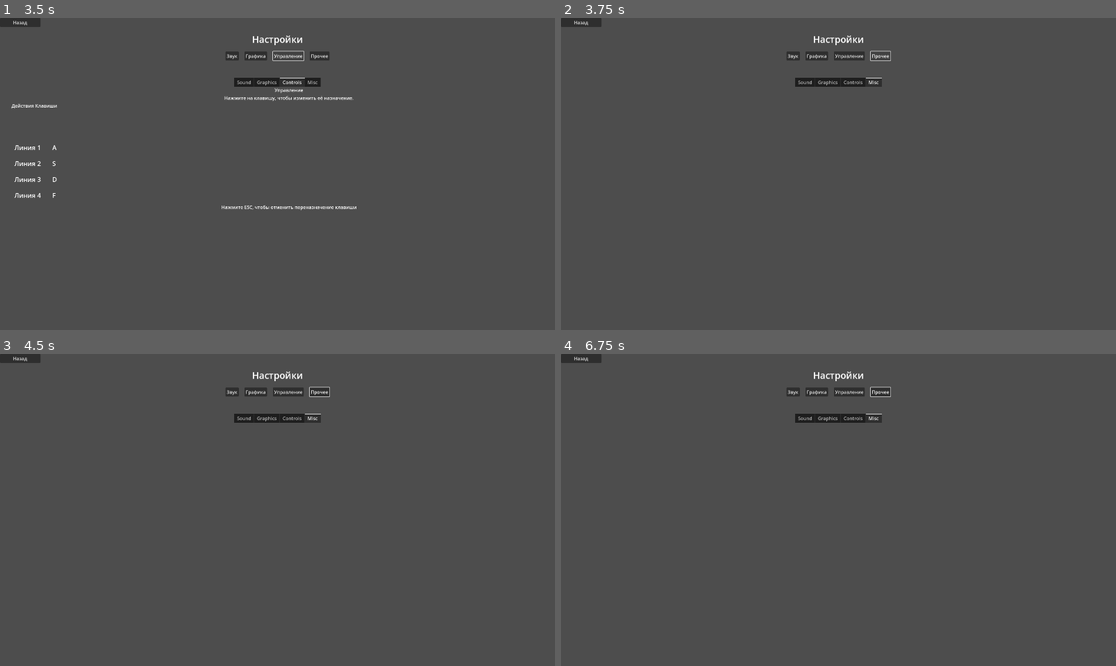
Above: before the commit, frames 1-4 (two rows, left to right).
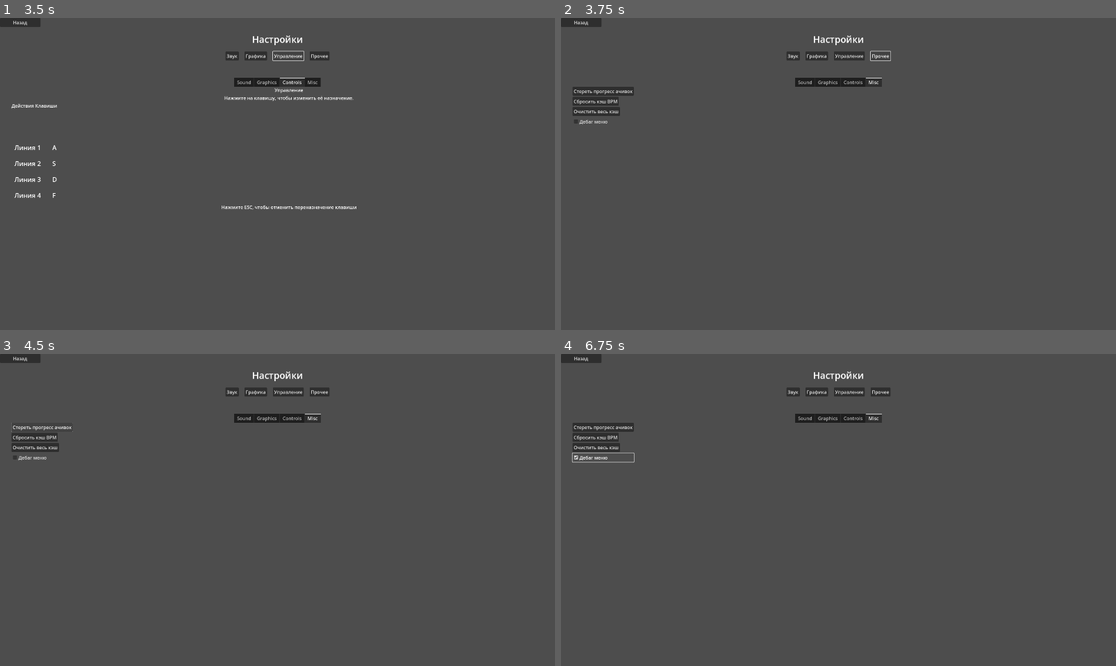
Above: after the commit, the same moments.

Repository: abletoburntheweb/RhythmFall
Game: Godot game, scene res://scenes/settings_menu/settings_menu.tscn
Same seed, same stepped clock (60 frames per second), same inputs: the game is played once before the commit and once after it. This scene is started directly instead of the project's main scene.
Inputs (mouse positions are in pixels of both pictures, inside the frame that each line leads up to):
- Up to frame 1 (3.5 s): click "Назад" at 0.5 s; click "Звук" at 1.25 s; click "Графика" at 2 s; click "Управление" at 2.75 s
- Up to frame 2 (3.75 s): click "Прочее" at 3.5 s
- Up to frame 3 (4.5 s): click (44, 425) at 4.25 s, where only the run after the commit has a clickable "Стереть прогресс ачивок"
- Up to frame 4 (6.75 s): click (594, 438) at 5 s, where only the run after the commit has a clickable "Сбросить кэш BPM"; click (594, 447) at 5.75 s, where only the run after the commit has a clickable "Очистить весь кэш"; click (605, 456) at 6.5 s, where only the run after the commit has a clickable "Дебаг меню"

Frame 1 is identical in both runs. In frame 2, 0.7% of the frame differs, in the area x 2-14%, y 22-35%; in frame 3, 0.6%; in frame 4, 0.8%, in the area x 2-60%, y 10-35%.

Commit message:
add misc_tab to settings menu

Diff:
--- a/logic/song_metadata_manager.gd
+++ b/logic/song_metadata_manager.gd
@@ -37,14 +37,12 @@
 
 	emit_signal("metadata_updated", song_file_path)
 
-# --- НОВОЕ: Метод для удаления метаданных ---
 func remove_metadata(song_file_path: String):
 	if _metadata_cache.erase(song_file_path):
 		_save_metadata()
 		print("SongMetadataManager.gd: Метаданные для '%s' удалены и изменения сохранены." % song_file_path)
 	else:
 		print("SongMetadataManager.gd: Попытка удаления несуществующих метаданных для '%s'." % song_file_path)
-# --- КОНЕЦ НОВОГО ---
 
 func _load_metadata():
 	var file_access = FileAccess.open(METADATA_FILE_PATH, FileAccess.READ)
--- a/scenes/settings_menu/settings_menu.gd
+++ b/scenes/settings_menu/settings_menu.gd
@@ -43,6 +43,9 @@
 
 func _setup_tabs():
 	print("SettingsMenu.gd: _setup_tabs вызван.")
+	var song_metadata_mgr = null
+	if get_parent() and get_parent().has_method("get_song_metadata_manager"):
+		song_metadata_mgr = get_parent().get_song_metadata_manager()
 
 	var loaded_tabs_count = 0
 
@@ -72,7 +75,10 @@
 
 		if tab_instance.has_method("setup_ui_and_manager"):
 			print("SettingsMenu.gd: Вызываю setup_ui_and_manager для %s." % tab_name)
-			tab_instance.setup_ui_and_manager(settings_manager, music_manager, game_screen)
+			if tab_name == "MiscTab":
+				tab_instance.setup_ui_and_manager(settings_manager, music_manager, game_screen, song_metadata_mgr)
+			else:
+				tab_instance.setup_ui_and_manager(settings_manager, music_manager, game_screen)
 			print("SettingsMenu.gd: Менеджеры переданы в %s." % tab_name)
 		else:
 			print("SettingsMenu.gd: Вкладка %s не имеет метода setup_ui_and_manager." % tab_name)
--- /dev/null
+++ b/scenes/settings_menu/tabs/misc_tab.gd
@@ -0,0 +1,78 @@
+# scenes/settings_menu/tabs/misc_tab.gd
+extends Control
+
+signal settings_changed
+
+var settings_manager: SettingsManager = null
+var song_metadata_manager = null
+var player_data_manager = null
+
+@onready var debug_menu_checkbox: CheckBox = $ContentVBox/DebugMenuCheckBox
+@onready var clear_achievements_button: Button = $ContentVBox/ClearAchievementsButton
+@onready var reset_bpm_batch_button: Button = $ContentVBox/ResetBPMBatchButton
+@onready var clear_all_cache_button: Button = $ContentVBox/ClearAllCacheButton
+
+func _ready():
+	print("MiscTab.gd: _ready вызван.")
+	_connect_signals()
+
+func setup_ui_and_manager(manager: SettingsManager, music, screen = null, metadata_manager = null):
+	settings_manager = manager
+	song_metadata_manager = metadata_manager
+	_apply_initial_settings()
+
+func _connect_signals():
+	if debug_menu_checkbox:
+		debug_menu_checkbox.toggled.connect(_on_debug_menu_toggled)
+	if clear_achievements_button:
+		clear_achievements_button.pressed.connect(_on_clear_achievements_pressed)
+	if reset_bpm_batch_button:
+		reset_bpm_batch_button.pressed.connect(_on_reset_bpm_batch_pressed)
+	if clear_all_cache_button:
+		clear_all_cache_button.pressed.connect(_on_clear_all_cache_pressed)
+
+func _apply_initial_settings():
+	if settings_manager:
+		debug_menu_checkbox.set_pressed_no_signal(settings_manager.get_enable_debug_menu())
+	else:
+		printerr("MiscTab.gd: settings_manager не установлен, невозможно применить начальные настройки.")
+
+func _on_debug_menu_toggled(enabled: bool):
+	if settings_manager:
+		settings_manager.set_enable_debug_menu(enabled)
+		emit_signal("settings_changed")
+		print("MiscTab.gd: Дебаг меню %s." % ("включено" if enabled else "выключено"))
+	else:
+		printerr("MiscTab.gd: settings_manager не установлен, невозможно изменить настройку дебаг меню.")
+
+func _on_clear_achievements_pressed():
+	print("MiscTab.gd: Запрос на очистку прогресса ачивок.")
+
+func _on_reset_bpm_batch_pressed():
+	print("MiscTab.gd: Запрос на сброс кэша BPM.")
+	if song_metadata_manager:
+		var current_cache = song_metadata_manager._metadata_cache
+		var modified = false
+		for song_path in current_cache:
+			if current_cache[song_path].has("bpm"):
+				current_cache[song_path]["bpm"] = "Н/Д"
+				modified = true
+				print("MiscTab.gd: BPM сброшен для %s" % song_path.get_file())
+		if modified:
+			song_metadata_manager._save_metadata()
+			print("MiscTab.gd: Кэш BPM сброшен для всех песен и сохранён.")
+			emit_signal("settings_changed")
+		else:
+			print("MiscTab.gd: Кэш метаданных пуст или не содержит BPM для сброса.")
+	else:
+		printerr("MiscTab.gd: song_metadata_manager не установлен, невозможно сбросить кэш BPM.")
+
+func _on_clear_all_cache_pressed():
+	print("MiscTab.gd: Запрос на очистку всего кэша.")
+	if song_metadata_manager:
+		song_metadata_manager._metadata_cache = {}
+		song_metadata_manager._save_metadata()
+		print("MiscTab.gd: Весь кэш метаданных песен очищен и сохранён.")
+		emit_signal("settings_changed")
+	else:
+		printerr("MiscTab.gd: song_metadata_manager не установлен, невозможно очистить кэш.")
--- a/scenes/settings_menu/tabs/misc_tab.tscn
+++ b/scenes/settings_menu/tabs/misc_tab.tscn
@@ -1,4 +1,6 @@
-[gd_scene format=3 uid="uid://cflfv1lx6qcni"]
+[gd_scene load_steps=2 format=3 uid="uid://cflfv1lx6qcni"]
+
+[ext_resource type="Script" uid="uid://b72o0qprtpesv" path="res://scenes/settings_menu/tabs/misc_tab.gd" id="1_f8lbq"]
 
 [node name="MiscTab" type="Control"]
 layout_mode = 3
@@ -7,3 +9,34 @@
 anchor_bottom = 1.0
 grow_horizontal = 2
 grow_vertical = 2
+script = ExtResource("1_f8lbq")
+
+[node name="ContentVBox" type="VBoxContainer" parent="."]
+layout_mode = 0
+offset_right = 40.0
+offset_bottom = 40.0
+
+[node name="ClearAchievementsButton" type="Button" parent="ContentVBox"]
+clip_contents = true
+custom_minimum_size = Vector2(140, 0)
+layout_mode = 2
+size_flags_horizontal = 0
+text = "Стереть прогресс ачивок"
+
+[node name="ResetBPMBatchButton" type="Button" parent="ContentVBox"]
+clip_contents = true
+custom_minimum_size = Vector2(140, 0)
+layout_mode = 2
+size_flags_horizontal = 0
+text = "Сбросить кэш BPM"
+
+[node name="ClearAllCacheButton" type="Button" parent="ContentVBox"]
+clip_contents = true
+custom_minimum_size = Vector2(140, 0)
+layout_mode = 2
+size_flags_horizontal = 0
+text = "Очистить весь кэш"
+
+[node name="DebugMenuCheckBox" type="CheckBox" parent="ContentVBox"]
+layout_mode = 2
+text = "Дебаг меню"
--- a/scenes/song_select/song_select.gd
+++ b/scenes/song_select/song_select.gd
@@ -299,36 +299,24 @@
 		print("SongSelect.gd: Путь к файлу выбранной песни пуст.")
 		return
 
-	# Подтверждение удаления (опционально, можно реализовать позже)
-	# var confirmation = ConfirmationDialog.new()
-	# confirmation.dialog_text = "Удалить песню '" + selected_song_data.get("title", "Без названия") + "'?"
-	# confirmation.confirmed.connect(_confirm_delete_song.bind(song_path, selected_index))
-	# add_child(confirmation)
-	# confirmation.popup_centered()
-	# return
-
-	# Удаляем файл
 	var dir = DirAccess.open("res://")
 	if dir:
 		var error = dir.remove(song_path)
 		if error == OK:
 			print("SongSelect.gd: Файл песни удалён: ", song_path)
-			# Удаляем метаданные
 			if song_metadata_manager:
 				song_metadata_manager.remove_metadata(song_path)
 				print("SongSelect.gd: Метаданные для песни удалены из SongMetadataManager: ", song_path)
 			else:
 				printerr("SongSelect.gd: SongMetadataManager недоступен, метаданные не удалены.")
 
-			# Удаляем из SongManager и обновляем UI
-			song_manager.load_songs() # Перезагружаем список, чтобы убрать удалённую песню
-			song_list_manager.populate_items() # Обновляем ItemList
-			_on_song_list_changed() # Обновляем счётчик
-
-			# Очищаем детали, если удалена текущая выбранная
+			song_manager.load_songs()
+			song_list_manager.populate_items()
+			_on_song_list_changed()
+
 			var current_selected_items = song_item_list_ref.get_selected_items()
 			if current_selected_items.size() == 0 or current_selected_items[0] >= song_item_list_ref.item_count:
-				song_details_manager.update_details({}) # Пустой словарь или стандартный словарь для "ничего не выбрано"
+				song_details_manager.update_details({})
 				song_details_manager.stop_preview()
 				if analyze_bpm_button:
 					analyze_bpm_button.disabled = true
Not shown, added: scenes/settings_menu/tabs/misc_tab.gd.uid
